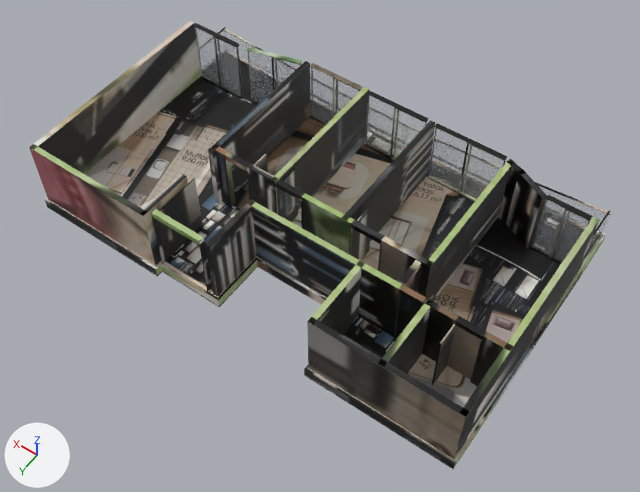
The glTF model _bake/glb/koru-16/model.glb: old version first, new version second.
The view is the same before and after, from a camera (50 mm lens) standing at (-10.01, 13.99, 20.64) and looking at (-0.66, 0.91, 0.07). Every picture has the same lights, and +X, +Y and +Z are marked at lower left. The older version comes first. Where no turn or scale is listed for an object, it has been applied to the vertices. Vertices at exactly the same position are counted once.
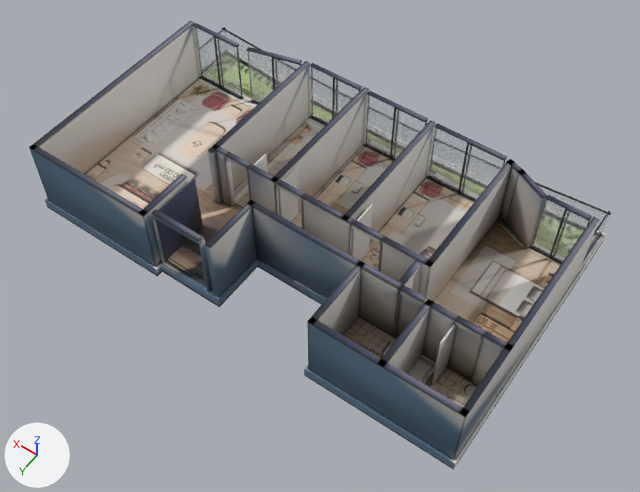
Edits to the bpy script that builds the scene:
```text
Change mat_baked:
    where n3 = _N.new('ShaderNodeMapping'); n3.name = 'Mapping'
    n3.inputs[3].default_value: (14.97, 15.97, 1.0) -> (15.77, 15.97, 1.0)  # 'Scale'
Change me_mesh_0:
    used by ob_mesh_0; location = (-7.32, 4.48, -0.36)
    remove me_mesh_0.from_pydata(...)  # 2836 vertices, 5184 faces; spans x 0.0..14.64, y -8.95..0.0, z 0.0..2.62
    add me_mesh_0.from_pydata(...)  # 2330 vertices, 4172 faces; spans x 0.0..14.64, y -8.95..0.0, z 0.0..2.62
    me_mesh_0 part 1: 506 vertices removed from x 0.0..14.64, y -8.06..0.0, z 0.0..0.35
    me_mesh_0 part 2: 2521 kept faces spanning x 0.0..14.64, y -8.95..0.0, z 0.0..2.62 get new texture (UV) coordinates
```

Boxes (x1, y1, x2, y2) around the edits, measured in the pictures (640 x 492 px):
'Mesh_0', surface changed (black to grey)
    both: (29, 20, 611, 470)
part 1 of me_mesh_0, deleted (mostly hidden)
    before: (45, 198, 606, 422)
part 2 of me_mesh_0, surface changed (black to grey)
    both: (29, 20, 611, 470)
